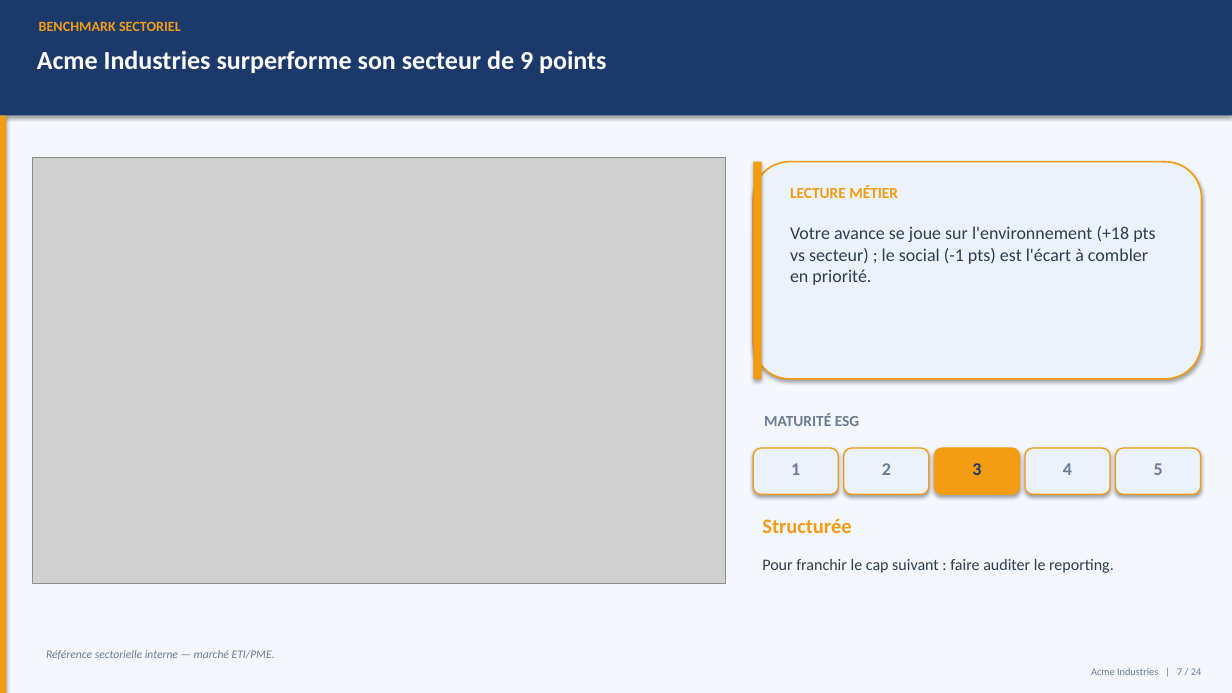
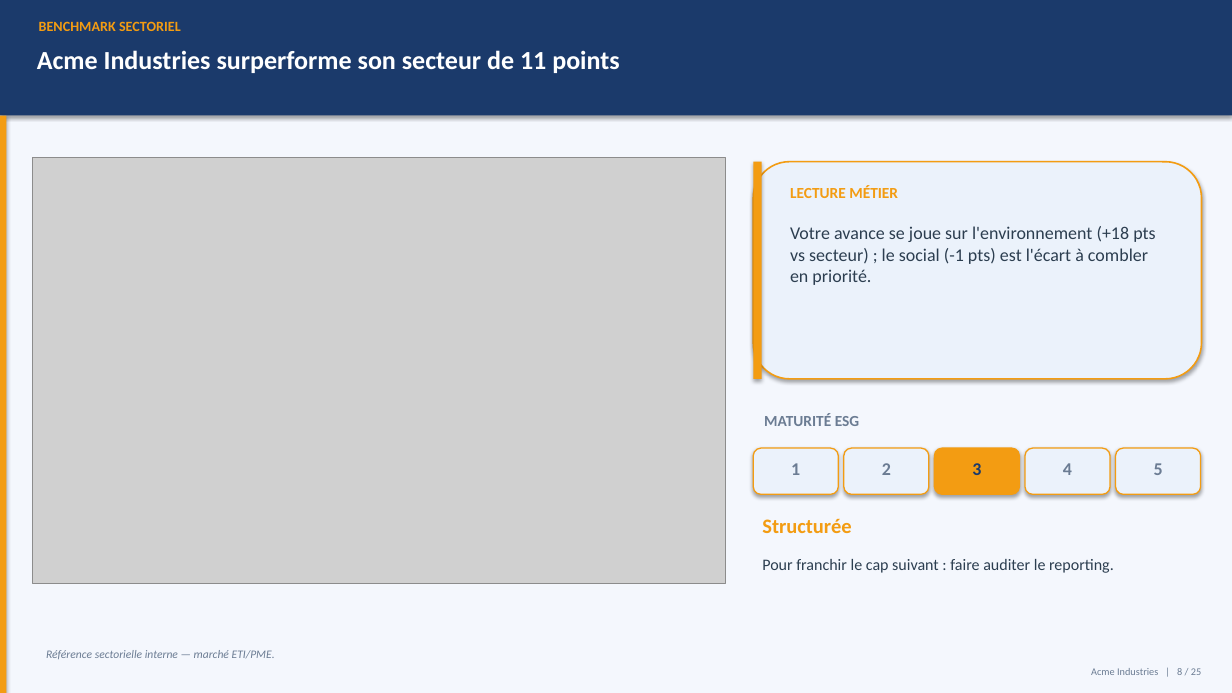
Before and after one commit to mehdiarrais-bot/Ethereal-ESG, a slide deck: slide 8 of examples/Presentation.pptx (slide 7 before the commit). Drawn at 1232x693 pixels with LibreOffice and Linux fonts; fonts in the diff are those of the drawing; grey boxes stand for pictures. Boxes give left, top, right and bottom in pixels: in the first picture for what was removed or moved away, otherwise in the second. Text is boxed around its words. In the diff, an @@ line names an element or a change of style, - is before the commit and + after.

```diff
--- a/examples/Presentation.pptx
+++ b/examples/Presentation.pptx
@@ text at [37,50,619,73]: text changed @@
-Acme Industries surperforme son secteur de 9 points
+Acme Industries surperforme son secteur de 11 points
@@ text at [1091,668,1201,675]: text changed @@
-Acme Industries | 7 / 24
+Acme Industries | 8 / 25
```
Also in this commit, not shown: 23 other slides changed, 1 slide added, 6 other files.
